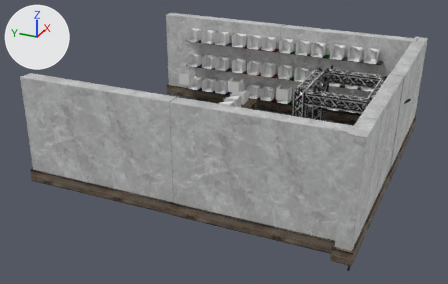
The glTF model src/Refactoring/world/shop/base_music_shop.glb: old version first, new version second.
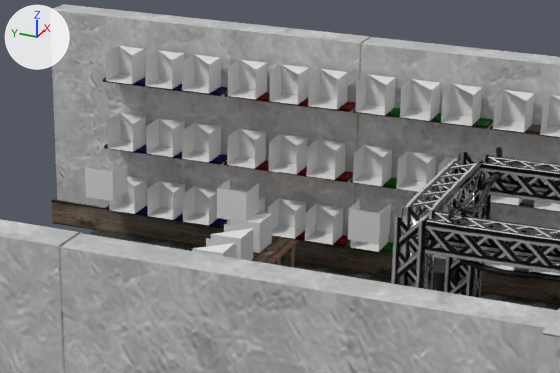
Old and new are each drawn whole from a 50 mm camera at (-49.0, -19.9, 27.0) aimed at (-2.2, 1.2, 3.6) and again close up on the part from 33% to 79% of the width and 4% to 52% of the height. Lighting does not change. The marker at upper left points along +X, +Y and +Z. Where no turn or scale is listed for an object, it has been applied to the vertices. Vertices at the same position are counted once.

Objects in the first close-up: 'camera.{show:pane7,order:2}.007', 'display.{zone:pane5,category:instrument}.006', 'display.{zone:pane5,category:instrument}.009', 'display.{zone:pane6,category:effect}.006', 'display.{zone:pane6,category:effect}.009', 'display.{zone:pane7,category:generator}.004', 'display.{zone:pane7,category:generator}.005', 'display.{zone:pane7,category:generator}.007', 'display.{zone:pane7,category:generator}.008', 'display.{zone:pane7,category:generator}.009', 'display.{zone:pane8}.007', 'world'.
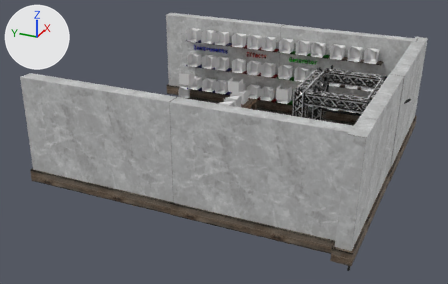
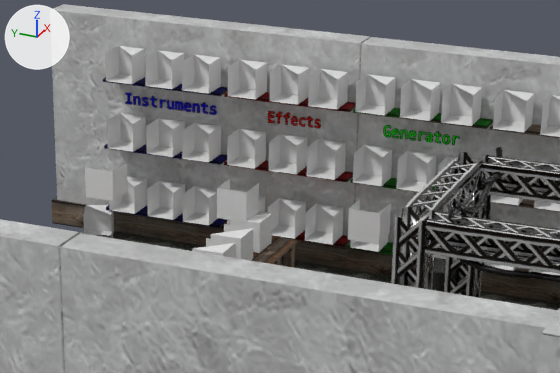
Location of each change, (x1, y1, x2, y2) in pixels of the close-ups (560 x 373 px):
'display.{zone:pane5,category:audio_output}.010', added: after (83, 205, 114, 238)
part 1 of me_world, added: after (125, 92, 460, 145)

Edits to the bpy script that builds the scene:
```text
Change me_world:
    used by ob_world; location = (-0.95, -6.07, 5.11)
    verts and faces of me_world; kept vertices keep their numbers, new ones are numbered from 3627
    remove me_world.from_pydata(...)  # 3627 vertices, 6722 faces; spans x -13.5..14.6, y -7.8..20.6, z -3.4..6.3
    add me_world.from_pydata(...)  # 3639 vertices, 6728 faces; spans x -13.5..14.6, y -7.8..20.6, z -3.4..6.3
    me_world part 1
    add verts[3627] = (12.1, 10.6, 2.4)  # pixel (266, 123)
    add verts[3628] = (12.1, 17.0, 2.4)  # pixel (124, 104)
    add verts[3629] = (12.1, 12.8, 2.4)  # pixel (217, 116)
    add verts[3630] = (12.1, 5.8, 2.4)  # pixel (382, 138)
    add for new, old in zip([*range(3631, 3635)], [*range(3627, 3631)]): verts[new] = verts[old] + (0.0, 0.0, 0.6)
    add verts[3635] = (12.1, 8.3, 2.4)  # pixel (321, 129)
    add verts[3636] = (12.2, 8.3, 3.0)  # pixel (322, 115)
    add verts[3637] = (12.1, 2.7, 2.4)  # pixel (460, 147)
    add verts[3638] = (12.2, 2.7, 3.0)  # pixel (461, 132)
    add faces += [(3627, 3635, 3636), (3627, 3636, 3631), (3628, 3629, 3633), (3628, 3633, 3632), (3630, 3637, 3638), (3630, 3638, 3634)]
Add me_cube_009:
    me_cube_009.from_pydata([(0.76, -0.32, 0.59), (-0.32, -0.77, 0.58), (0.77, -0.31, -0.58), (-0.31, -0.77, -0.59), (0.31, 0.77, 0.59), (-0.77, 0.31, 0.58), (0.32, 0.77, -0.58), (-0.76, 0.32, -0.59)], [], [(0, 1, 3), (0, 3, 2), (2, 3, 7), (2, 7, 6), (6, 7, 5), (6, 5, 4), (4, 1, 0), (2, 6, 4), (2, 4, 0)])
Add ob_display__zone_pane5_category_audio_output__010:
    ob_display__zone_pane5_category_audio_output__010 = bpy.data.objects.new('display.{zone:pane5,category:audio_output}.010', me_cube_009)
    ob_display__zone_pane5_category_audio_output__010.location = (10.42, 11.88, 2.47)
```
